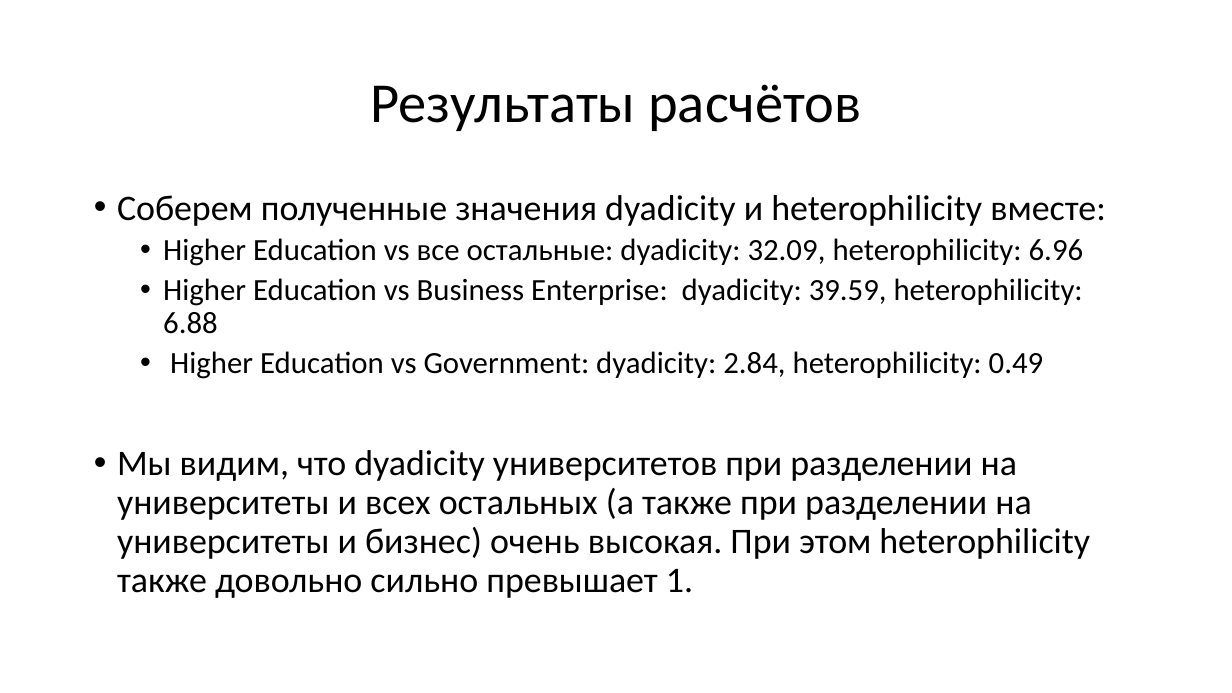
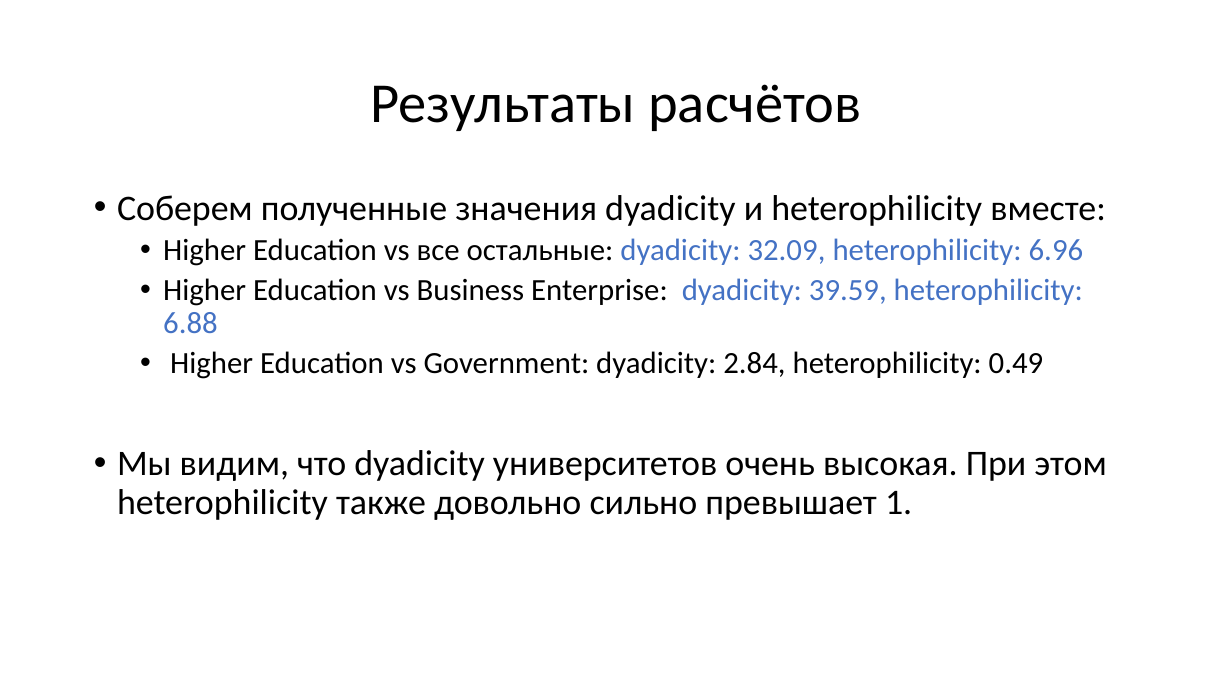
Before and after one commit to justniks/RProjects_EF, a slide deck: slide 26 of Networks/Issledovanie_nauchnogo_sotrudnichestva_v_Novoy_Zelandii.pptx (slide 27 before the commit). Drawn at 1232x693 pixels with LibreOffice and Linux fonts; fonts in the diff are those of the drawing. Boxes give left, top, right and bottom in pixels: in the first picture for what was removed or moved away, otherwise in the second. Text is boxed around its words. In the diff, an @@ line names an element or a change of style, - is before the commit and + after.

```diff
--- a/Networks/Issledovanie_nauchnogo_sotrudnichestva_v_Novoy_Zelandii.pptx
+++ b/Networks/Issledovanie_nauchnogo_sotrudnichestva_v_Novoy_Zelandii.pptx
@@ text at bbox=[163, 238, 1084, 333]: text colour #000000 to #4472C4 in "dyadicity: 32.09, heterophilicity: 6.96", "dyadicity: 39.59, heterophilicity: 6.88" @@
@@ text at bbox=[117, 450, 1106, 520]: text changed @@
-• Мы видим, что dyadicity университетов при разделении на университеты и всех остальных (а также при разделении на университеты и бизнес) очень высокая. При этом heterophilicity также довольно сильно превышает 1.
+• Мы видим, что dyadicity университетов очень высокая. При этом heterophilicity также довольно сильно превышает 1.
```
Also in this commit, not shown: 7 other slides changed, 1 slide removed, 1 other file.
